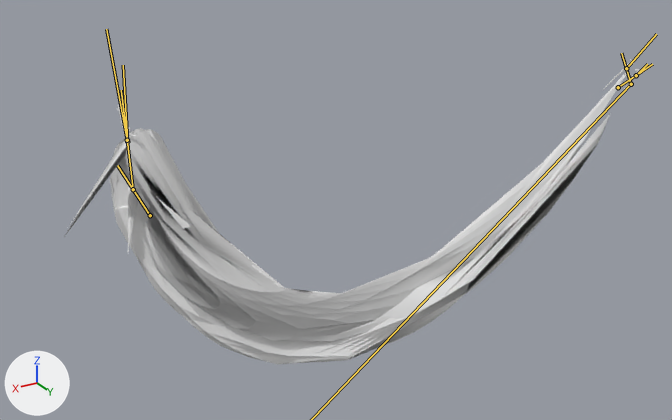
Two versions of the glTF model assets/begumaru.gltf, one commit apart.
Before and after are seen from a 50 mm lens placed at (-40.7, 20.4, 8.7), pointed at (-55.1, -3.6, -3.3). Arrows for +X, +Y and +Z are at lower left; the lights stay in place. Both versions are drawn at frame 37 of the action 'Anim_0'; the numbers are the values there. The bones that bend it are drawn over the model as lines.
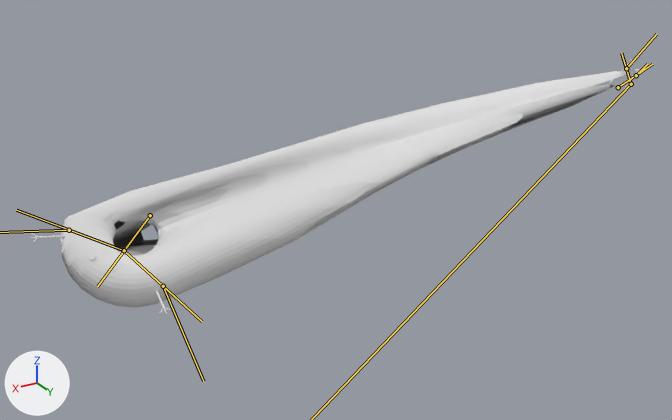
Commit message: fix animation

What differs and where, as boxes (x1, y1, x2, y2) in the pictures (672 x 420 px):
'Plane.002', posed (16% shorter)
    before: (64, 60, 641, 364)
    after: (30, 60, 641, 314)
bone 'Armature_body_main', root to tip
    before: (150, 215) to (117, 165)
    after: (150, 215) to (97, 286)
bone 'Armature_Bone.right_arm', root to tip
    before: (133, 189) to (121, 93)
    after: (124, 250) to (202, 321)

What the commit changed:
Bone 'Armature_body_main' (bone_armature_body_main) turns from (-81, 38, 77) to (0, 0, 0) degrees about its own x, y and z.
Bone 'Armature_Bone.right_arm' (bone_armature_bone_right_arm) turns from (-156, -2, 6) to (0, 0, 0) degrees about its own x, y and z.
